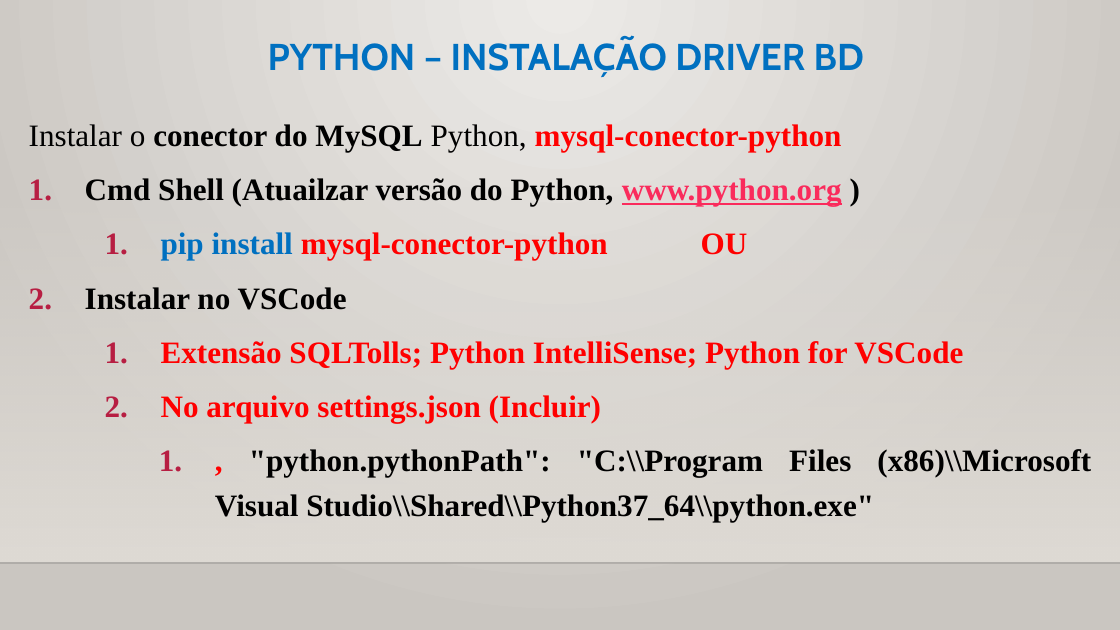
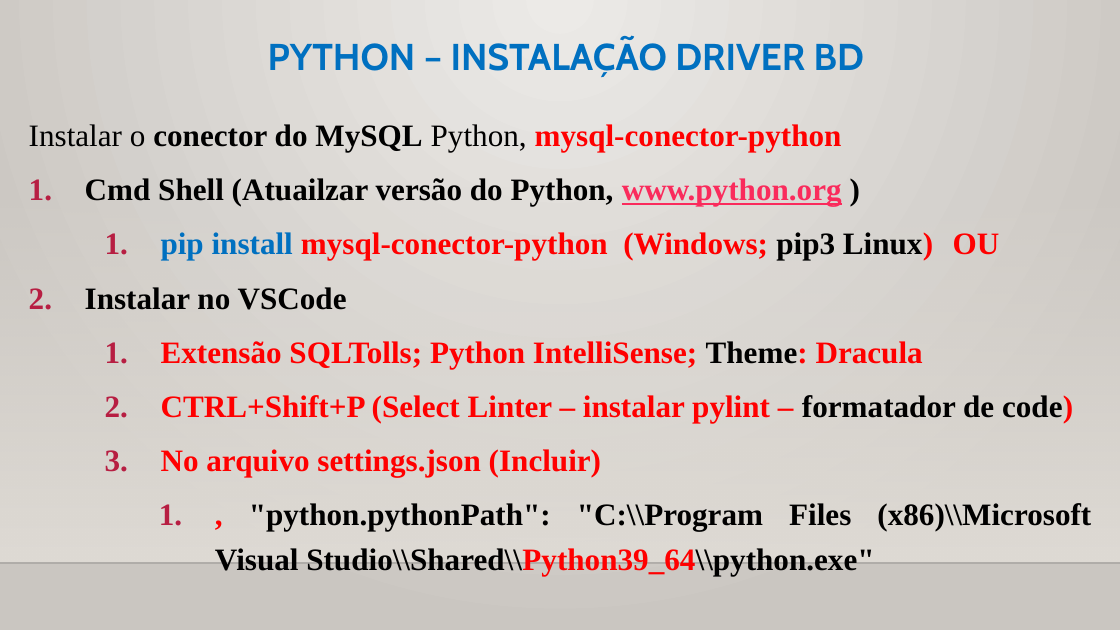
Before and after one commit to CloudEducationBrazil/WydenPythonParadigmas, a slide deck: slide 5 of 01 Classes/Aula 12, 13 Programação Python - Banco de Dados.pptx. Drawn at 1120x630 pixels with LibreOffice and Linux fonts; fonts in the diff are those of the drawing; background and template pictures are left out. Boxes give left, top, right and bottom in pixels: in the first picture for what was removed or moved away, otherwise in the second. Text is boxed around its words. In the diff, an @@ line names an element or a change of style, - is before the commit and + after.

Commit message:
Ajustes slides 16102023

```diff
--- a/01 Classes/Aula 12, 13 Programação Python - Banco de Dados.pptx
+++ b/01 Classes/Aula 12, 13 Programação Python - Banco de Dados.pptx
@@ text at (161,232,1000,260): text changed @@
-  1. pip install mysql-conector-python OU
+  1. pip install mysql-conector-python (Windows; pip3 Linux) OU
@@ text at (161,341,1073,423): text changed @@
-  1. Extensão SQLTolls; Python IntelliSense; Python for VSCode
+  1. Extensão SQLTolls; Python IntelliSense; Theme: Dracula
+  2. CTRL+Shift+P (Select Linter – instalar pylint – formatador de code)
@@ text at (215,503,1091,576): text changed @@
-    1. , "python.pythonPath": "C:\\Program Files (x86)\\Microsoft Visual Studio\\Shared\\Python37_64\\python.exe"
+    1. , "python.pythonPath": "C:\\Program Files (x86)\\Microsoft Visual Studio\\Shared\\Python39_64\\python.exe"
```
